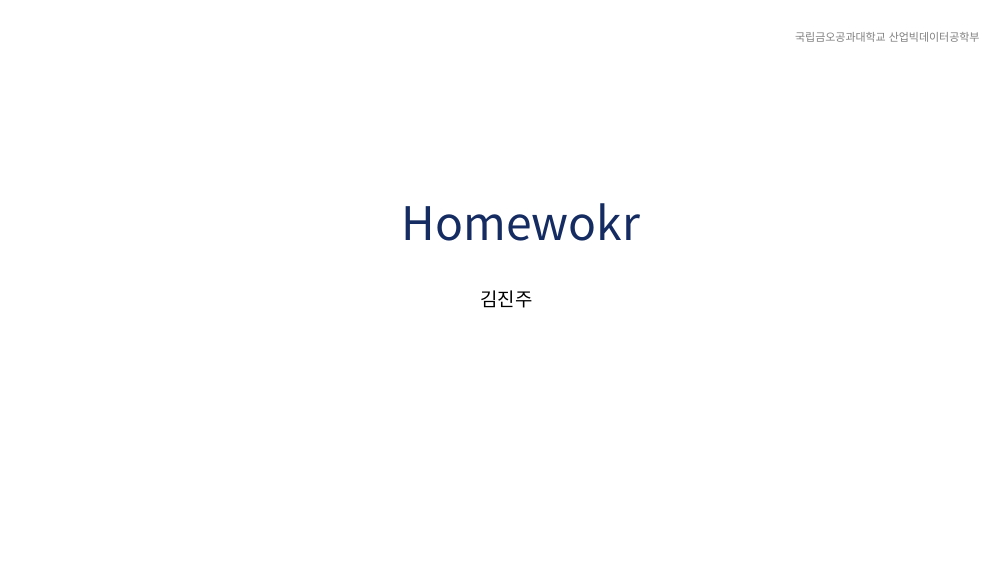
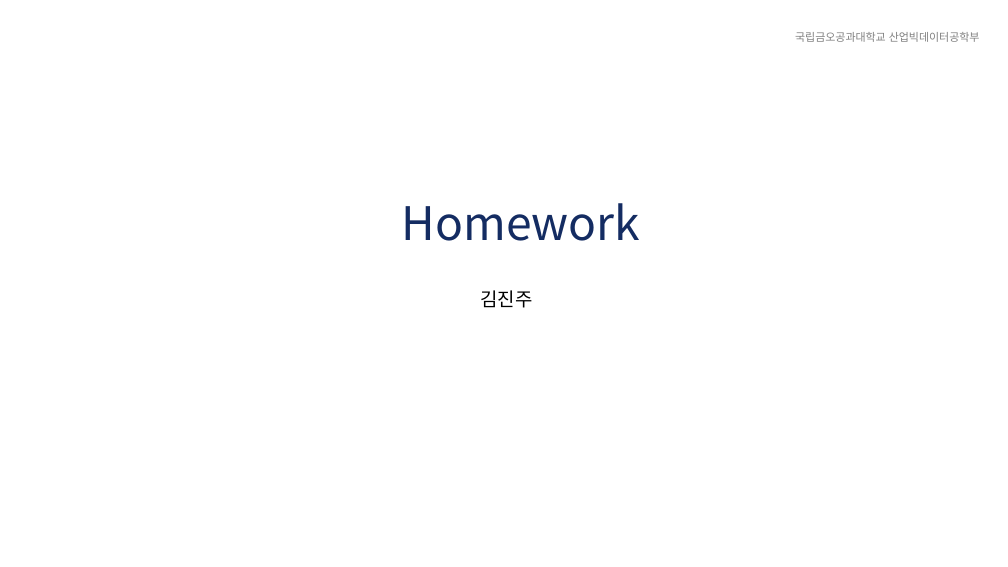
Before and after one commit to jinjukim12/jinjukim12.github.io, a slide deck: slide 1 of LLM_homework.pptx. Drawn at 1008x567 pixels with LibreOffice and Linux fonts; fonts in the diff are those of the drawing. Boxes give left, top, right and bottom in pixels: in the first picture for what was removed or moved away, otherwise in the second. Text is boxed around its words. In the diff, an @@ line names an element or a change of style, - is before the commit and + after.

```diff
--- a/LLM_homework.pptx
+++ b/LLM_homework.pptx
@@ text at bbox=[402, 203, 640, 241]: text changed @@
-Homewokr
+Homework
```
Also in this commit, not shown: 1 other slide changed.
